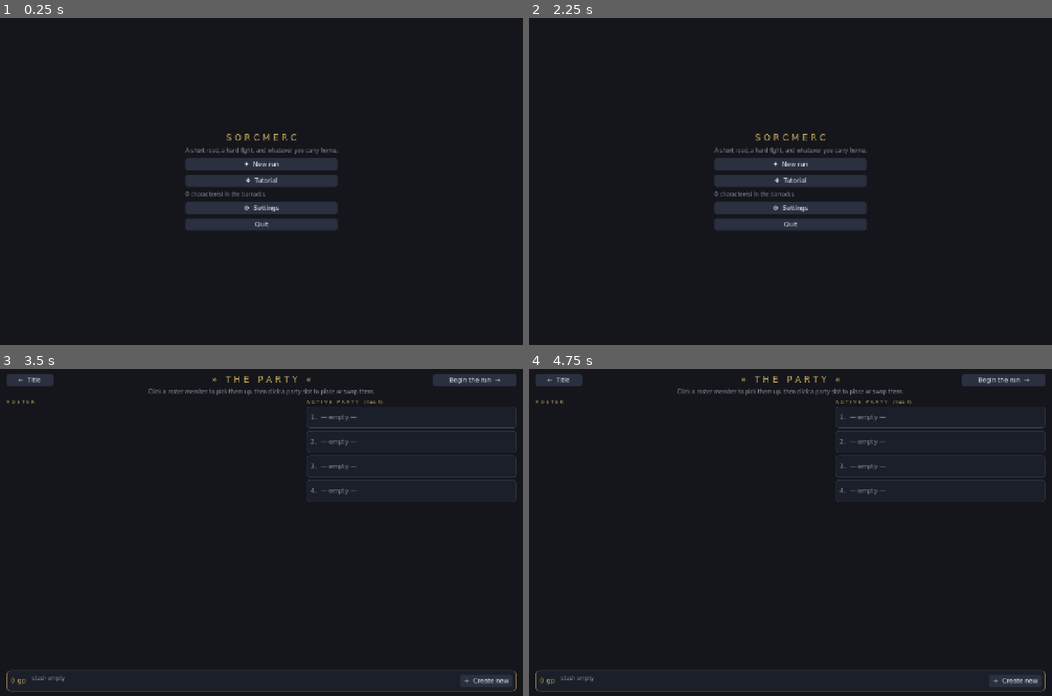
Above: before the commit, frames 1-4 (two rows, left to right).
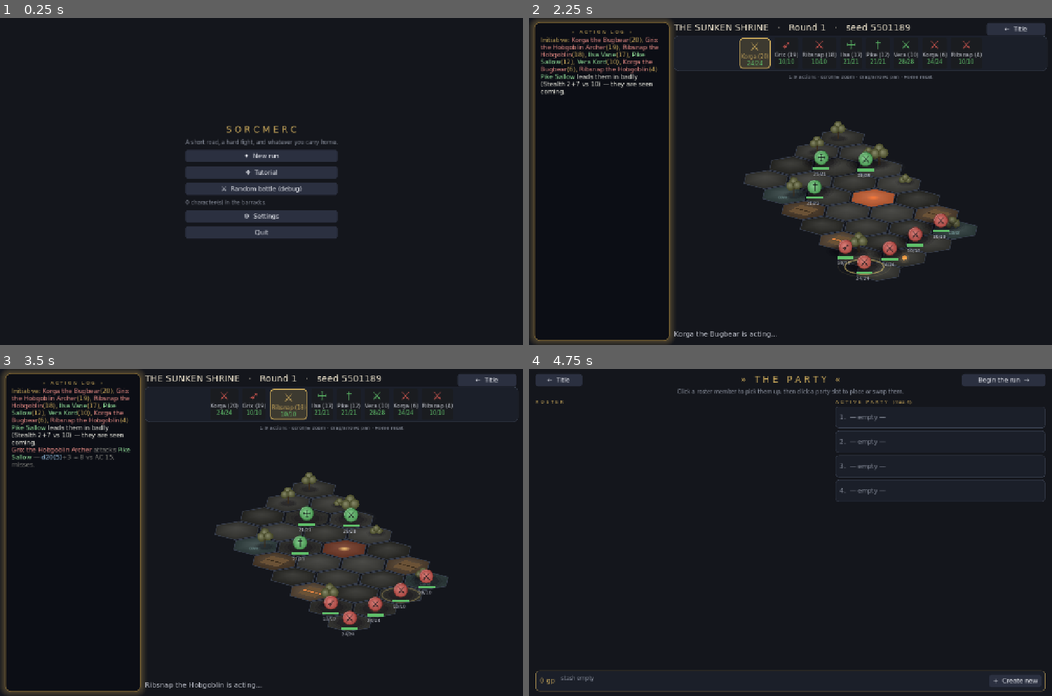
Above: after the commit, the same moments.

Repository: EgecanOzcakar/sorcmerc
Game: Godot game, scene res://scenes/game/game.tscn
The game is run twice, just before and just after one commit, with the same random seed, the same clock (stepped at 60 frames per second) and the same inputs.
Inputs (mouse positions are in pixels of both pictures, inside the frame that each line leads up to):
- Up to frame 1 (0.25 s): no input
- Up to frame 2 (2.25 s): click "❖ Tutorial" at 0.5 s; click "← Title" at 1.25 s; click (790, 188) at 2 s, where only the run after the commit has a clickable "⚔ Random battle (debug)"
- Up to frame 3 (3.5 s): click (261, 516) at 2.75 s, where only the run before the commit has a clickable "✦ New run"
- Up to frame 4 (4.75 s): click "← Title" at 3.5 s; click "✦ New run" at 4.25 s

The runs differ from the first frame. In frame 1, 5.1% of the frame differs, in the area x 35-65%, y 33-68%; in frame 2, 16%; in frame 3, 17%, in the area x 0-99%, y 0-100%; in frame 4, nothing differs.

Commit message:
title screen: add a debug "Random battle" button (T42)
Cycles through 4 fixed theme/difficulty fights rather than rolling one, so
a bug hit on press N is the same fight again N presses later.

Co-Authored-By: Claude Sonnet 5 <noreply@anthropic.com>

Diff:
--- a/scenes/game/game.gd
+++ b/scenes/game/game.gd
@@ -12,6 +12,8 @@
 const CampaignSave = preload("res://core/campaign_save.gd")
 const CharacterSave = preload("res://core/character_save.gd")
 const Party = preload("res://core/party.gd")
+const Presets = preload("res://core/presets.gd")
+const Scaler = preload("res://core/scaler.gd")
 const Icons = preload("res://core/ui_icons.gd")
 const SettingsOverlay = preload("res://scenes/settings/settings.gd")
 const Tutorial = preload("res://core/tutorial.gd")
@@ -62,6 +64,7 @@
 		col.add_child(_button("▶  Resume the last run", _resume))
 	col.add_child(_button("✦  New run", show_party_setup))
 	col.add_child(_button("❖  Tutorial", show_tutorial))
+	col.add_child(_button("⚔  Random battle (debug)", show_random_battle))
 	var roster := CharacterSave.list_slugs().size()
 	col.add_child(_dim("%d character(s) in the barracks." % roster))
 	col.add_child(_button("⚙  Settings", func(): SettingsOverlay.toggle(self)))
@@ -104,6 +107,45 @@
 	wrap.add_child(back)
 	_swap(wrap)
 
+# --- random battle (debug) -------------------------------------------------
+#
+# T42: a quick way to drop into a fight without a whole run, for debugging.
+# Cycles through 4 fixed theme/difficulty combos rather than rolling one, so
+# a bug seen on press N is the same fight again on the next press N presses
+# later — reproducible, not "try again and hope".
+
+const TEST_FIGHTS := [
+	{"theme": "goblin-camp", "difficulty": "normal"},
+	{"theme": "forest-clearing", "difficulty": "easy"},
+	{"theme": "frozen-cave", "difficulty": "hard"},
+	{"theme": "sunken-shrine", "difficulty": "normal"},
+]
+var _test_fight_i := 0
+
+func show_random_battle() -> void:
+	var fight: Dictionary = TEST_FIGHTS[_test_fight_i % TEST_FIGHTS.size()]
+	_test_fight_i += 1
+	var party := Party.new()
+	for ch in Presets.party():
+		party.add_member(ch)
+	var chars: Array = party.party_characters()
+	var spec := Scaler.roster_for(chars, fight["difficulty"], {}, fight["theme"])
+	spec["theme"] = fight["theme"]
+
+	var combat = load(COMBAT_SCENE).instantiate()
+	combat.party = party
+	combat.spec = spec
+	combat.difficulty = fight["difficulty"]
+	var wrap := Control.new()
+	wrap.add_child(combat)
+	var back := Button.new()
+	back.text = "←  Title"
+	back.set_anchors_preset(Control.PRESET_TOP_RIGHT)
+	back.offset_left = -160; back.offset_top = 12; back.offset_right = -16
+	back.pressed.connect(show_title)
+	wrap.add_child(back)
+	_swap(wrap)
+
 # --- party setup ----------------------------------------------------------
 #
 # The party screen does the work (roster, slots, the creator, profiles); this
--- a/tests/test_game_flow.gd
+++ b/tests/test_game_flow.gd
@@ -155,5 +155,21 @@
 	check(combat.cb != null and not combat.cb.is_over(), "the fight underneath was never touched")
 	game2.queue_free()
 
+	# T42: the title screen's debug "Random battle" cycles a fixed list rather
+	# than rolling one, so consecutive presses are the deterministic sequence.
+	var game3 = load("res://scenes/game/game.tscn").instantiate()
+	root.add_child(game3)
+	await process_frame
+	var seen: Array = []
+	for n in Game.TEST_FIGHTS.size() * 2:
+		game3.show_random_battle()
+		await process_frame
+		var combat3 = game3._screen.get_child(0)
+		check(combat3.cb != null and not combat3.cb.is_over(), "random battle #%d starts a live fight" % n)
+		seen.append(combat3.spec["theme"])
+	check(seen == seen.slice(0, Game.TEST_FIGHTS.size()) + seen.slice(0, Game.TEST_FIGHTS.size()),
+		"the sequence repeats exactly, not just eventually reusing themes (%s)" % str(seen))
+	game3.queue_free()
+
 	print("test_game_flow: %d passed, %d failed" % [_pass, _fail])
 	quit(1 if _fail > 0 else 0)
